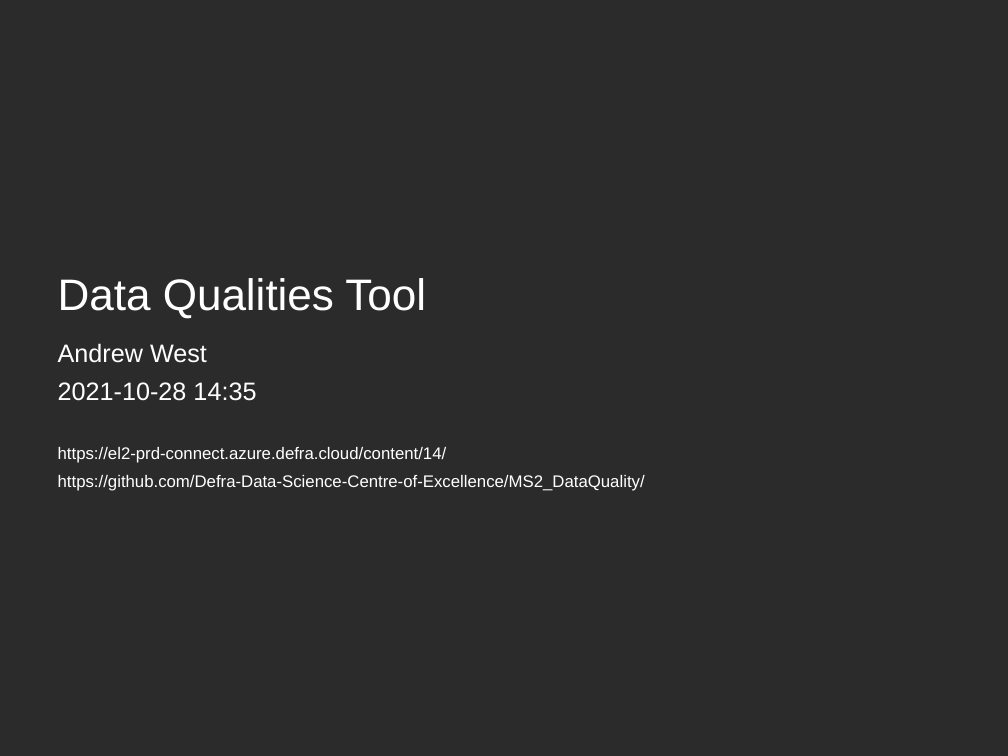
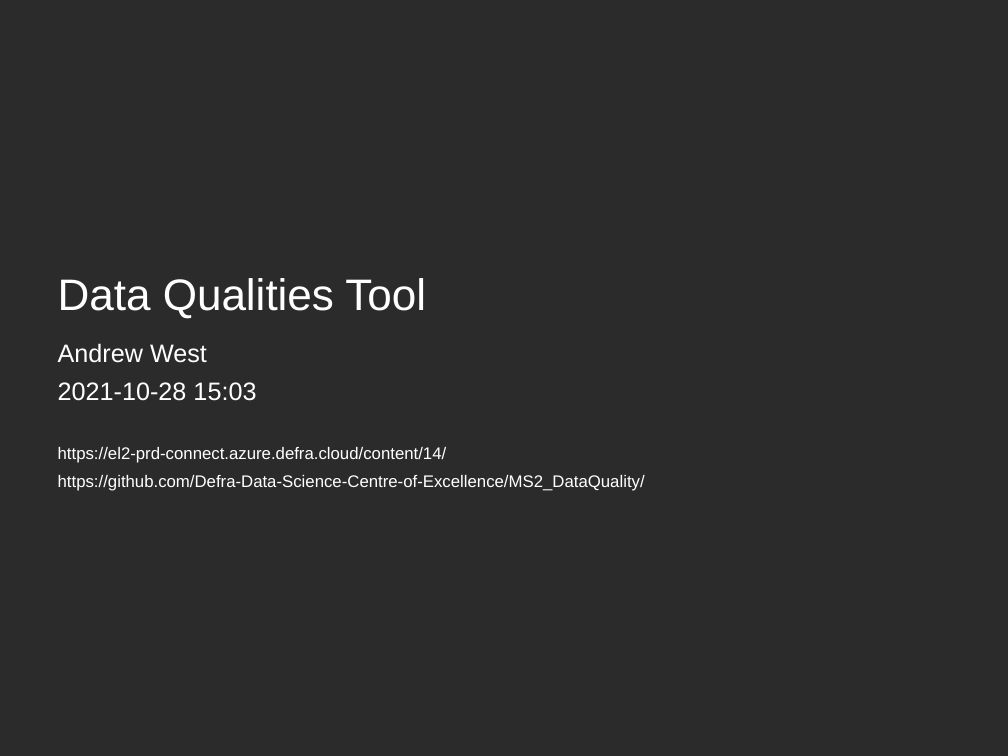
Before and after one commit to Defra-Data-Science-Centre-of-Excellence/MS2_DataQuality, a slide deck: slide 1 of Data Qualities Tool.pptx. Drawn at 1008x756 pixels with LibreOffice and Linux fonts; fonts in the diff are those of the drawing; background and template pictures are left out; a plain dark background stands for a picture behind light text. Boxes give left, top, right and bottom in pixels: in the first picture for what was removed or moved away, otherwise in the second. Text is boxed around its words. In the diff, an @@ line names an element or a change of style, - is before the commit and + after.

```diff
--- a/Data Qualities Tool.pptx
+++ b/Data Qualities Tool.pptx
@@ subtitle at box(58, 382, 256, 401): text changed @@
-2021-10-28 14:35
+2021-10-28 15:03
```
Also in this commit, not shown: 3 other slides changed.
